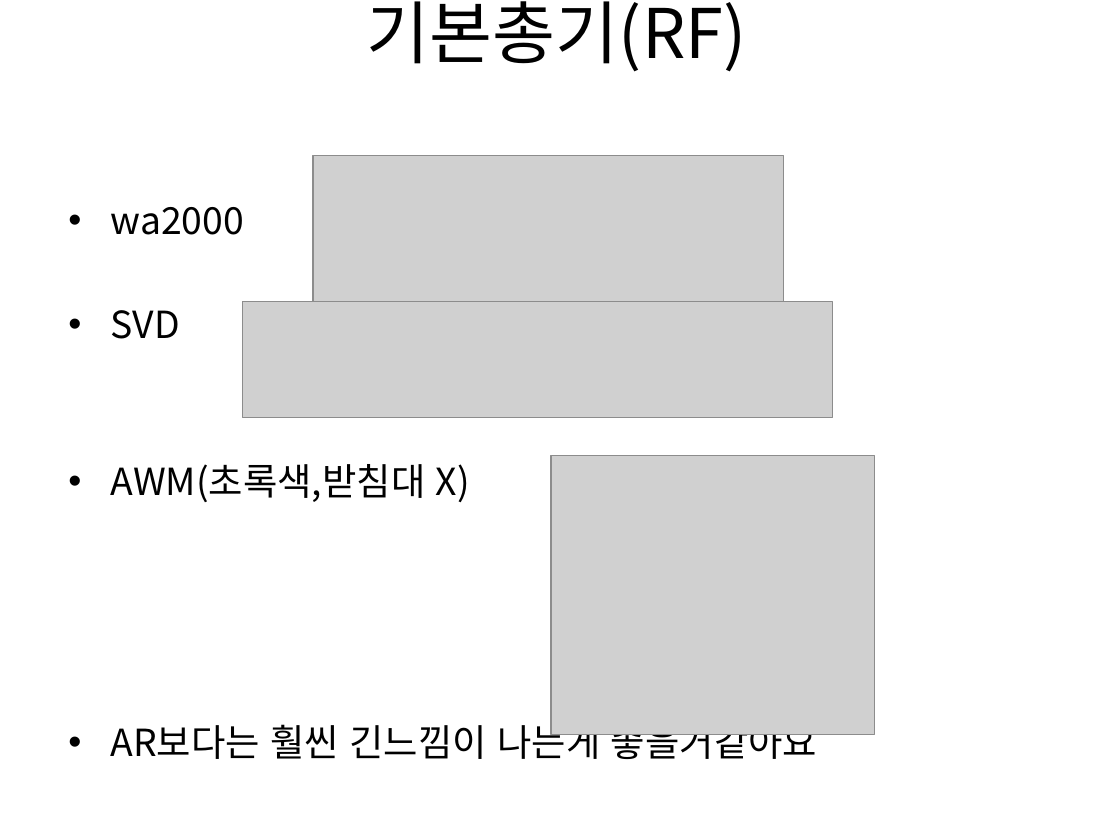
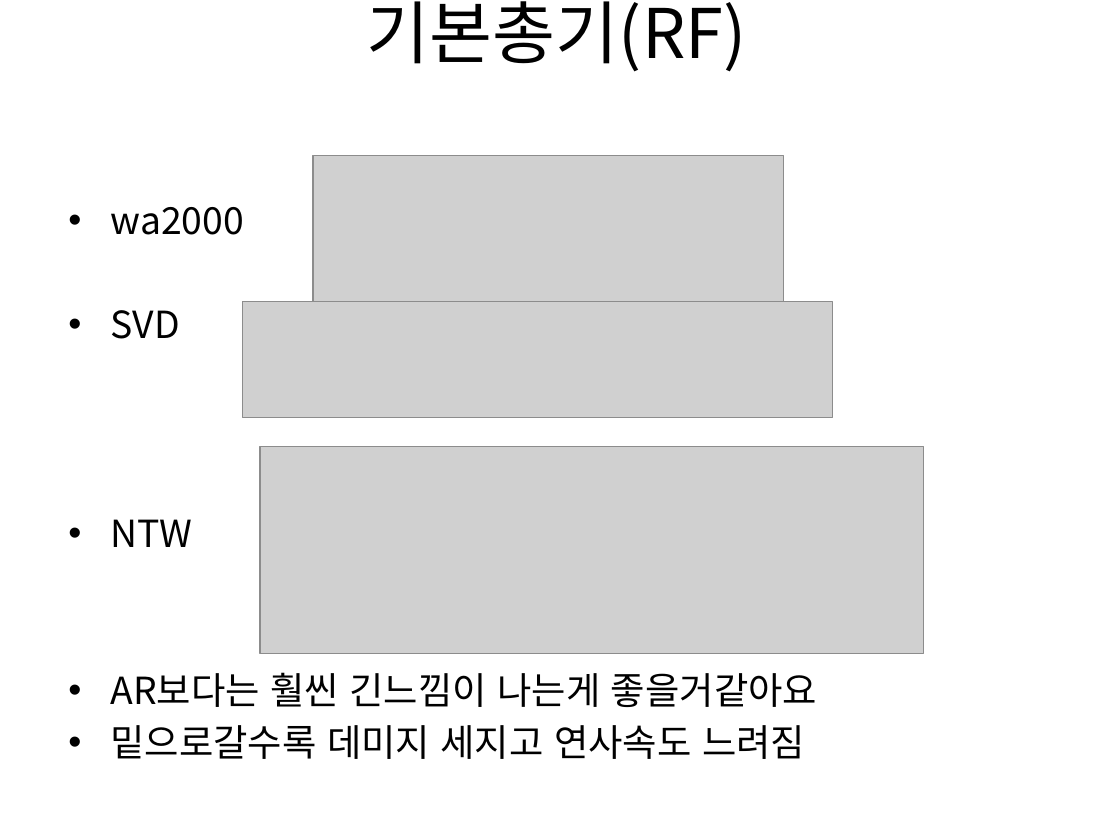
Before and after one commit to gkdlgndpdu/EscapeJail, a slide deck: slide 41 of EscapeJail/Assets/기획/스테이지1기획.pptx. Drawn at 1120x840 pixels with LibreOffice and Linux fonts; fonts in the diff are those of the drawing; grey boxes stand for pictures. Boxes give left, top, right and bottom in pixels: in the first picture for what was removed or moved away, otherwise in the second. Text is boxed around its words. In the diff, an @@ line names an element or a change of style, - is before the commit and + after.

```diff
--- a/EscapeJail/Assets/기획/스테이지1기획.pptx
+++ b/EscapeJail/Assets/기획/스테이지1기획.pptx
@@ picture added at (260, 447, 924, 654) @@
@@ picture removed at (551, 455, 875, 734) @@
@@ text at (111, 519, 193, 547): text changed @@
-• AWM(초록색,받침대 X)
+• NTW
@@ text at (111, 725, 805, 759): paragraph added @@
+• 밑으로갈수록 데미지 세지고 연사속도 느려짐
```
Also in this commit, not shown: 1 other slide changed, 1 other file.
